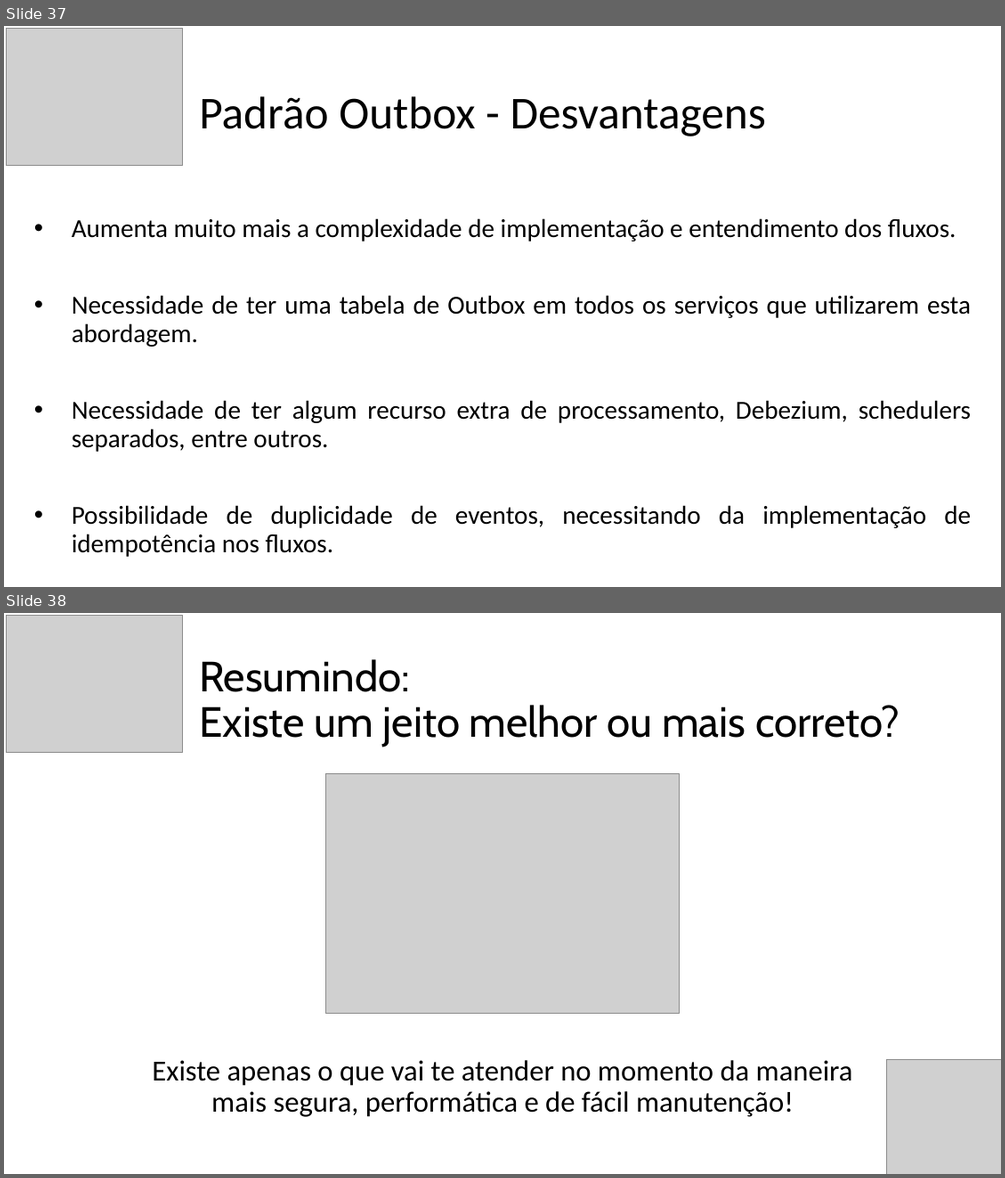
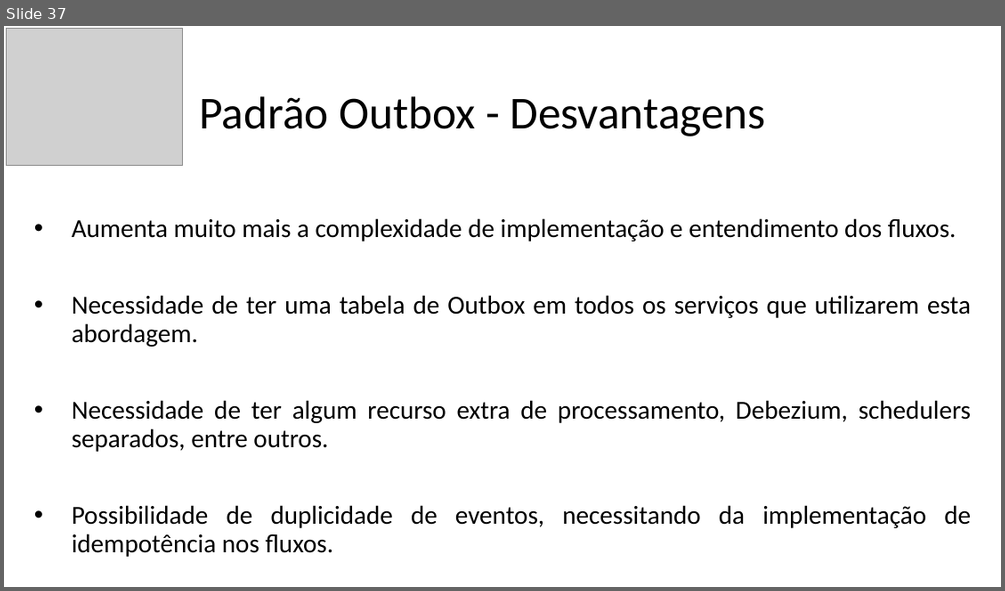
Before and after one commit to vhnegrisoli/curso-udemy-microsservicos-padrao-saga-orquestrado, a slide deck: Conteúdos/Apresentação - Saga.pptx. Shown one above the other, each under a label of ours: slides 37 and 38 before the commit, slide 37 after it. The pictures are 1005x1178 and 1005x591 pixels, drawn with LibreOffice and Linux fonts; fonts in the diff are those of the drawing; grey boxes stand for pictures. Boxes give left, top, right and bottom in pixels: in the first picture for what was removed or moved away, otherwise in the second. Text is boxed around its words. In the diff, an @@ line names an element or a change of style, - is before the commit and + after.

```diff
--- a/Conteúdos/Apresentação - Saga.pptx
+++ b/Conteúdos/Apresentação - Saga.pptx
@@ slide 38 removed at <box>4,613,1001,1174</box>, background #FFFFFF @@
@@ picture removed at <box>7,615,183,752</box> @@
@@ text removed at <box>199,659,900,747</box> @@
-Resumindo:
-Existe um jeito melhor ou mais correto?
@@ picture removed at <box>326,773,679,1013</box> @@
@@ text removed at <box>152,1060,853,1117</box> @@
-Existe apenas o que vai te atender no momento da maneira mais segura, performática e de fácil manutenção!
@@ picture removed at <box>886,1060,1001,1174</box> @@
```
Also in this commit, not shown: 2 slides changed, 16 slides added.
